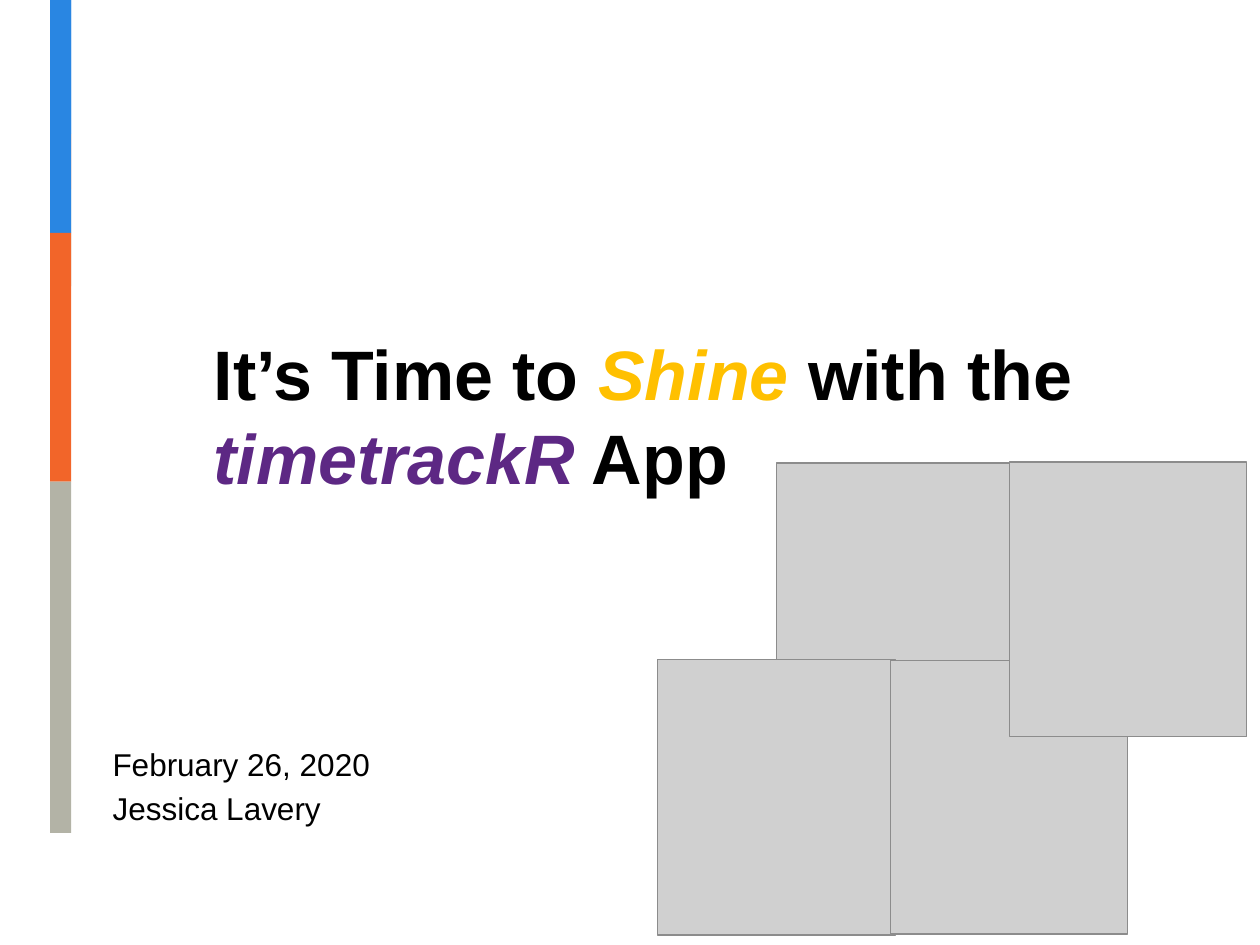
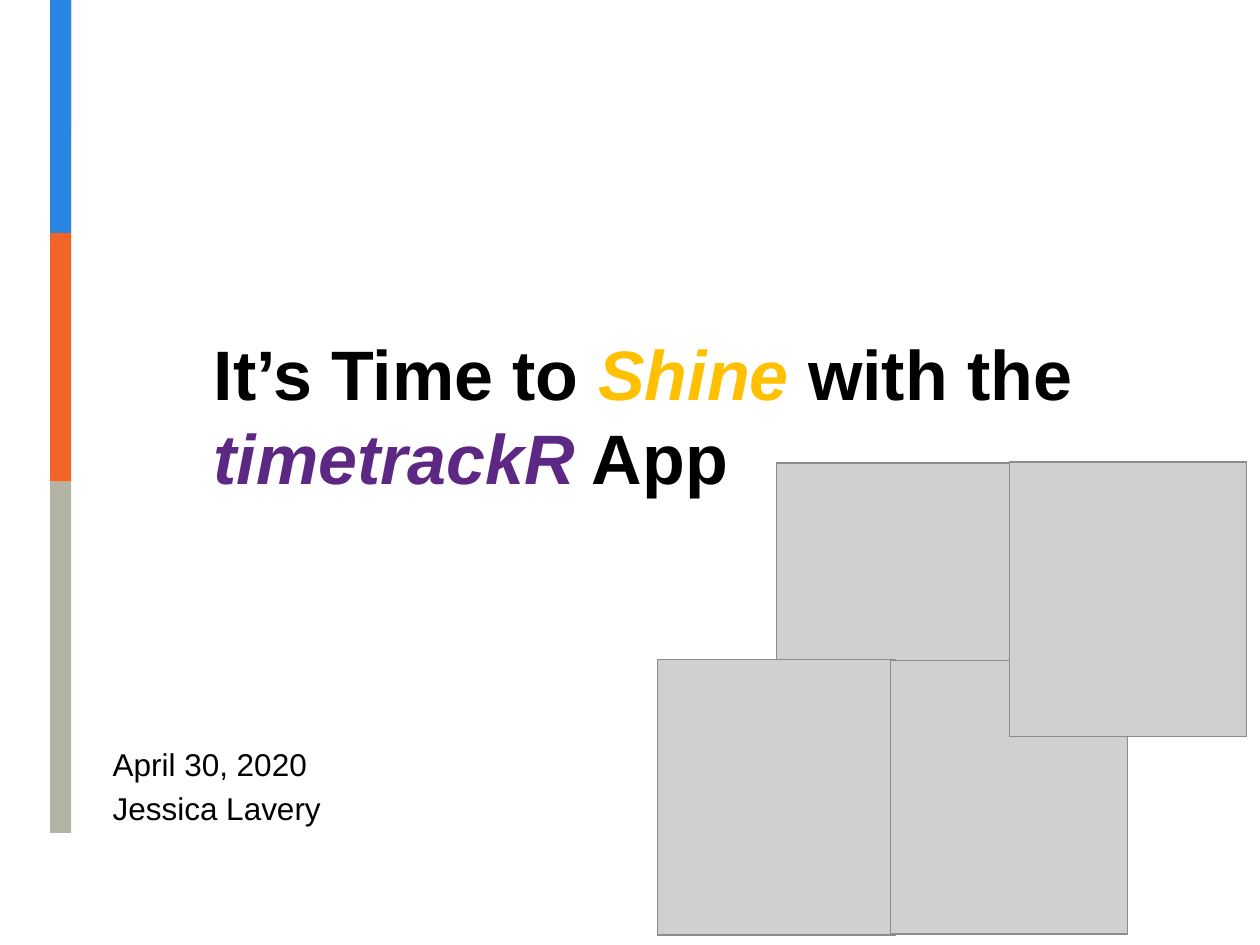
Before and after one commit to jalavery/timetrackR, a slide deck: slide 1 of Strategy and Innovation timetrackR Presentation.pptx. Drawn at 1260x945 pixels with LibreOffice and Linux fonts; fonts in the diff are those of the drawing; grey boxes stand for pictures; background and template pictures are left out. Boxes give left, top, right and bottom in pixels: in the first picture for what was removed or moved away, otherwise in the second. Text is boxed around its words. In the diff, an @@ line names an element or a change of style, - is before the commit and + after.

```diff
--- a/Strategy and Innovation timetrackR Presentation.pptx
+++ b/Strategy and Innovation timetrackR Presentation.pptx
@@ subtitle at box(113, 753, 307, 782): text changed @@
-February 26, 2020
+April 30, 2020
```
Also in this commit, not shown: 11 other slides changed, 16 slides added, 12 slides removed, 9 other files.
